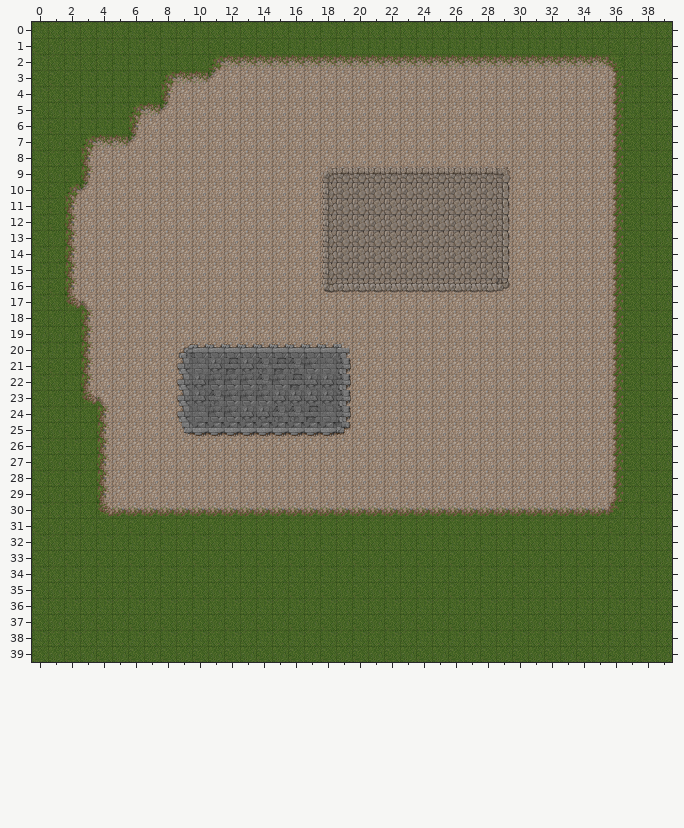
A Tiled map gets an edit: data/map.tmx. That is the earlier state.
Cells are 32x32 px. Shown: x 0..39, y 0..39.
Now the later version:
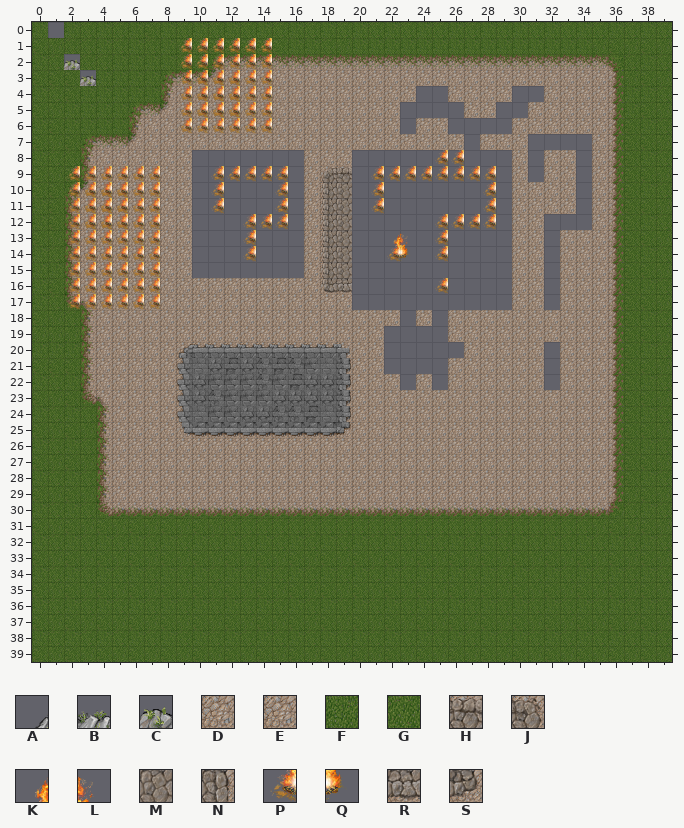
Key: from "mountain_landscape_19": A 1, B 2, C 3, D 10, E 28, F 78, G 79, H 108, J 109, K 116, L 117, M 124, N 125, P 132, Q 133, R 140, S 141.
_ is an empty cell.
Tiles replaced or removed in this view: D, E, F, G, H, J, M, N, R, S.
Tiles of an added or newly shown layer are drawn over the layers below it.
From old to new:
Changed rows in their new state; . is an unchanged cell.
Layer "Capa de Patrones 1":
first column x 1:
 0 _.................................
 2 .A................................
 3 ..A...............................
 4 .......................__....__...
 5 ......................____..__....
 6 ......................_..____.....
 7 .........................._...____
 8 ........._______...__________._.._
 9 ........._______...__________._.._
10 ........._______...__________...._
11 ........._______...__________...._
12 ........._______...__________..___
13 ........._______...__________.._..
14 ........._______...__________.._..
15 ........._______...__________.._..
16 ...................__________.._..
17 ...................__________.._..
18 ......................_._.........
19 .....................____.........
20 ....................._____....._..
21 .....................____......_..
22 ......................_._......_..
Layer "pedo" (added):
first column x 2:
 1 .......PPPPPP.
 2 B......PPPPPP.
 3 .B.....PPPPPP.
 4 .......PPPPPP.
 5 .......PPPPPP.
 6 .......PPPPPP.
 9 PPPPPP...PPPPP
10 PPPPPP...P...P
11 PPPPPP...P...P
12 PPPPPP.....PPP
13 PPPPPP.....P..
14 PPPPPP.....P..
15 PPPPPP........
16 PPPPPP........
17 PPPPPP........
Layer "pis" (added):
first column x 2:
 2 C..........................
 3 .C......PPP................
 4 ........PPP................
 5 ........PPP................
 8 .......................PP..
 9 ...................PPPPPPPP
10 .PPP...............P......P
11 .PPP...............P......P
12 .PPP...................PPPP
13 ....................KL.P...
14 ....................PQ.P...
16 .......................P...
